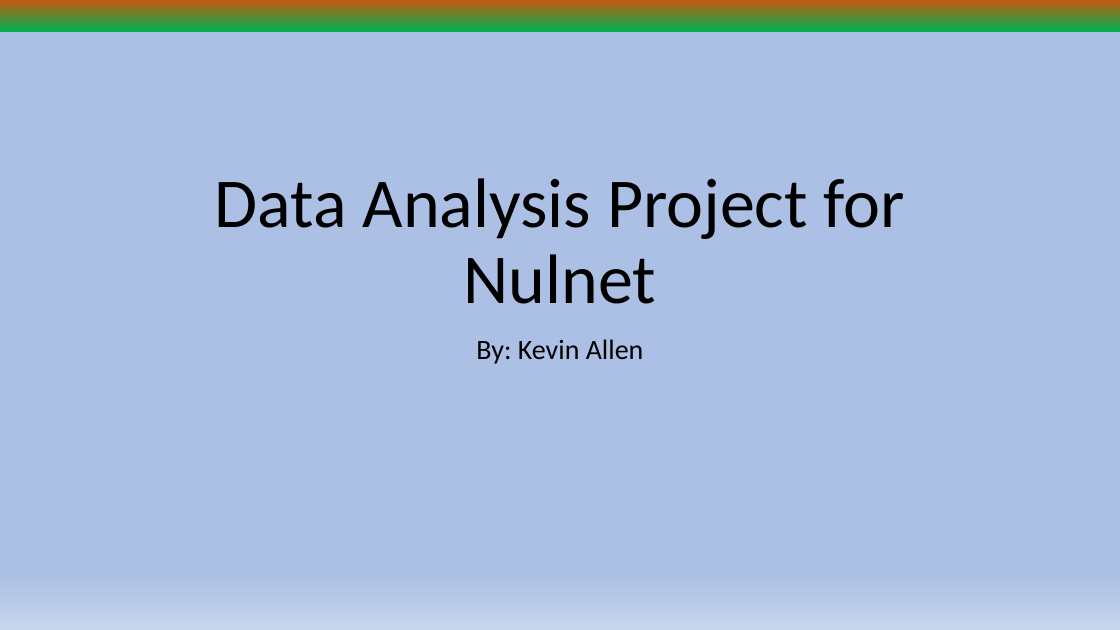
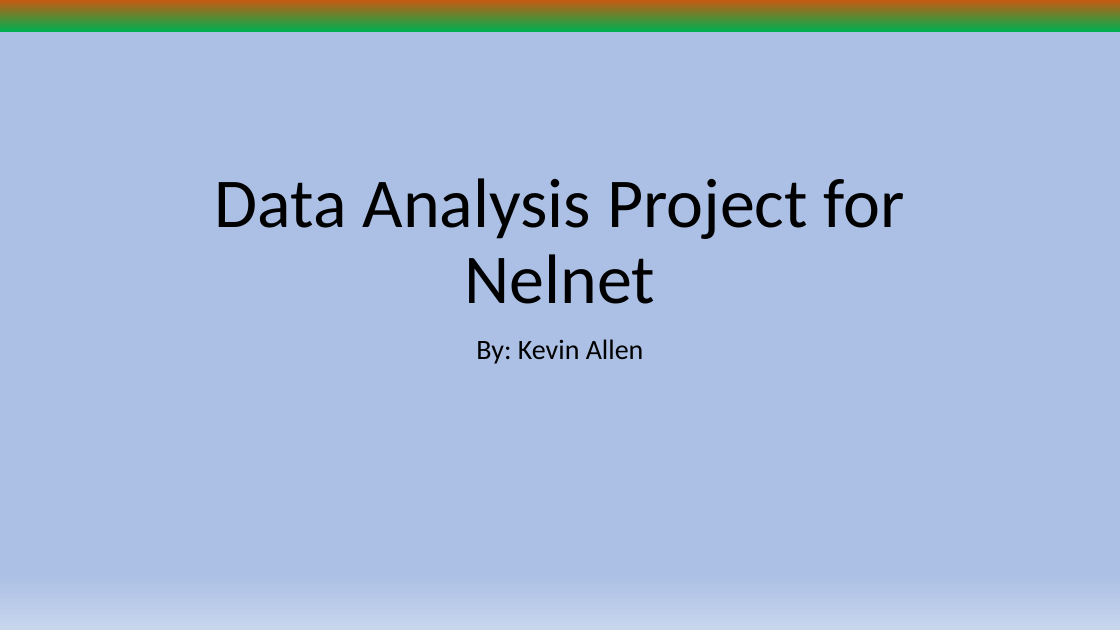
Before and after one commit to Kallen113/lending-data-analysis, a slide deck: slide 1 of Data Analysis Project for Nulnet March 2024.pptx. Drawn at 1120x630 pixels with LibreOffice and Linux fonts; fonts in the diff are those of the drawing. Boxes give left, top, right and bottom in pixels: in the first picture for what was removed or moved away, otherwise in the second. Text is boxed around its words. In the diff, an @@ line names an element or a change of style, - is before the commit and + after.

```diff
--- a/Data Analysis Project for Nulnet March 2024.pptx
+++ b/Data Analysis Project for Nulnet March 2024.pptx
@@ title at [215, 178, 905, 304]: text changed @@
-Data Analysis Project for Nulnet
+Data Analysis Project for Nelnet
```
Also in this commit, not shown: 1 other slide changed.
